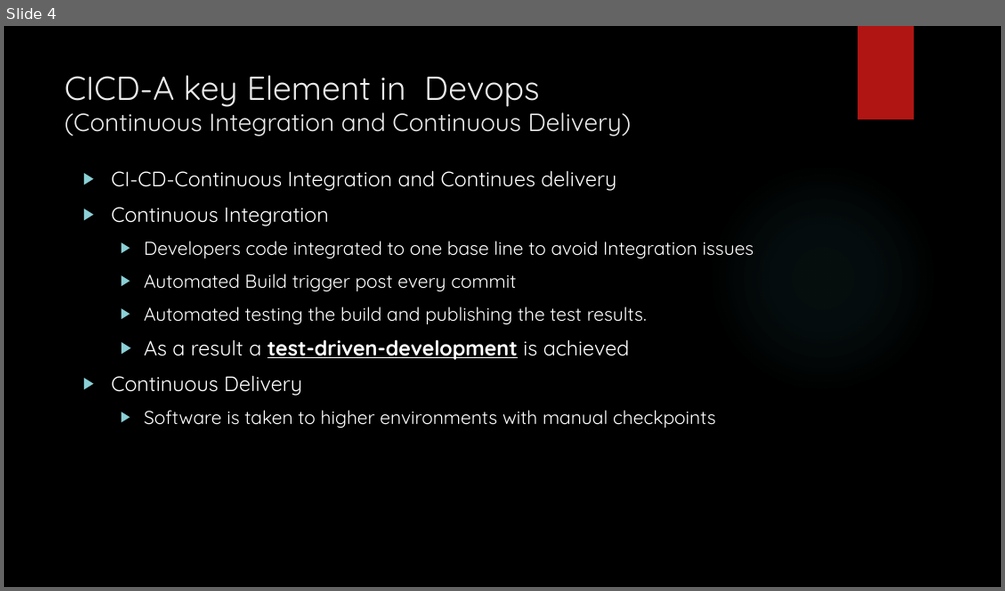
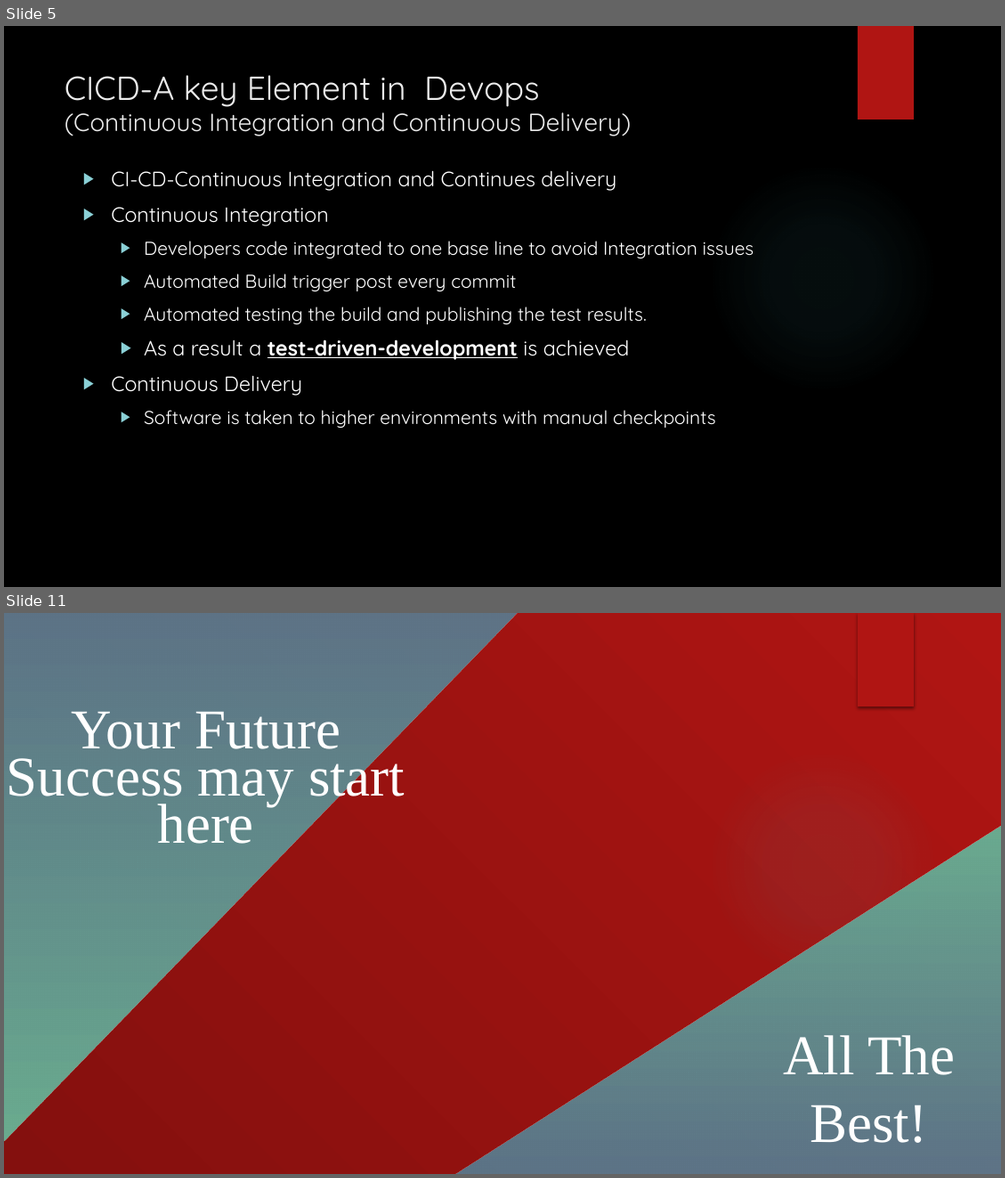
Before and after one commit to vetritamil2425/Uploads, a slide deck: DEVOPS-Demo Session.pptx. Shown one above the other, each under a label of ours: slide 4 before the commit, slides 5 and 11 after it; the slides between them are not shown. The pictures are 1005x591 and 1005x1178 pixels, drawn with LibreOffice and Linux fonts; fonts in the diff are those of the drawing; background and template pictures are left out. Boxes give left, top, right and bottom in pixels: in the first picture for what was removed or moved away, otherwise in the second. Text is boxed around its words. In the diff, an @@ line names an element or a change of style, - is before the commit and + after.

```diff
--- a/DEVOPS-Demo Session.pptx
+++ b/DEVOPS-Demo Session.pptx
@@ slide 11 added at (4, 613, 1001, 1174), background picture (left out); not listed: 2 template elements that a slide beside it also shows @@
@@ triangle added at (4, 613, 517, 1141), fill gradient #54849A to #6AAC90 @@
@@ title added at (7, 712, 404, 844), 54 pt, text #FFFFFF @@
+Your Future Success may start here
@@ triangle added at (455, 821, 1001, 1174), fill gradient #54849A to #6AAC90, 54 pt, text #FFFFFF @@
+All The Best!
@@ what was slide 4 is now slide 5 @@
```
Also in this commit, not shown: 3 slides changed, 6 other slides added, 2 slides removed.
